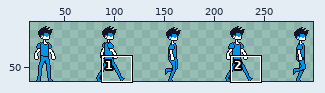
Two versions of one sprite sheet, Project/Content/Sprites/player.png. Above, an overview of the earlier version with the close-up marked.
Close-up. Before the commit:
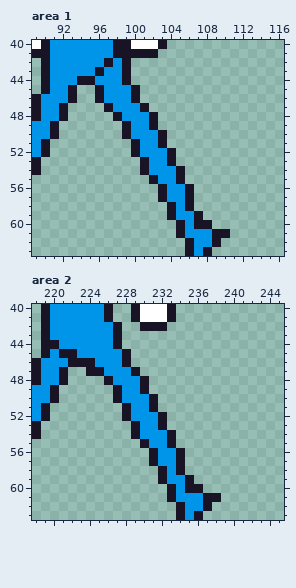
The file is 320x64 pixels. Shown: area 1: x 89..116, y 40..63; area 2: x 218..245, y 40..63. The wide view leaves out empty margins.
And afterwards:
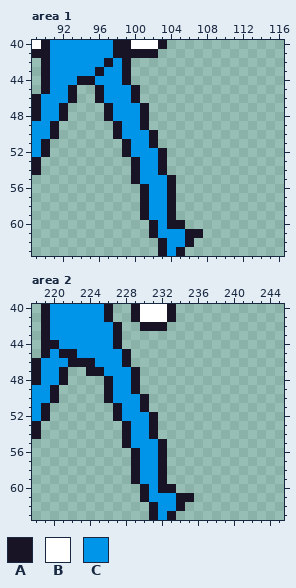
Palette (. is transparent): A #181425  B #ffffff  C #0095e9
Commit: fix player walk animation
Edits made:
Area 1:
y 48: x 97..98 .A -> AC; x 101..102 CA -> A.
y 49: x 98..99 .A -> AC; x 101..102 CA -> A.
y 50: x 98..99 .A -> AC; x 102..103 CA -> A.
y 51: x 99..100 .A -> AC; x 102..103 CA -> A.
y 52: x 99..100 .A -> AC; x 103..104 CA -> A.
y 53: x 100..101 .A -> AC; x 103..104 CA -> A.
y 54: x 100..101 .A -> AC; x 103..105 CCA -> A..
y 55: x 100..102 ..A -> ACC; x 104..105 CA -> A.
y 56..57: x 101..106 ..ACCA -> ACCA..
y 58: x 101..103 ... -> ACC; x 105..106 CA -> ..
y 59: x 101..103 ... -> ACC; x 105..107 CCA -> ...
y 60: x 102..104 ... -> ACA; x 106..108 CAA -> ...
y 61: x 102..110 ...ACCCAA -> ACCCAA...
y 62: x 103..105 ... -> ACC; x 107..109 CCA -> ...
y 63: x 103..108 ...ACA -> ACA...
Area 2:
y 48: x 229..230 CA -> A.
y 49: x 226..227 .A -> AC; x 229..230 CA -> A.
y 50: x 226..227 .A -> AC; x 230..231 CA -> A.
y 51: x 227..228 .A -> AC; x 230..231 CA -> A.
y 52: x 227..228 .A -> AC; x 231..232 CA -> A.
y 53: x 228..229 .A -> AC; x 231..232 CA -> A.
y 54: x 228..229 .A -> AC; x 231..233 CCA -> A..
y 55: x 228..230 ..A -> ACC; x 232..233 CA -> A.
y 56..57: x 229..234 ..ACCA -> ACCA..
y 58: x 229..231 ... -> ACC; x 233..234 CA -> ..
y 59: x 229..231 ... -> ACC; x 233..235 CCA -> ...
y 60: x 230..232 ... -> ACA; x 234..236 CAA -> ...
y 61: x 230..238 ...ACCCAA -> ACCCAA...
y 62: x 231..233 ... -> ACC; x 235..237 CCA -> ...
y 63: x 231..236 ...ACA -> ACA...
Pixel boxes of the changes (left, top, right, bottom) in both close-ups:
changed: (104, 112, 230, 256)
changed: (104, 376, 221, 520)
